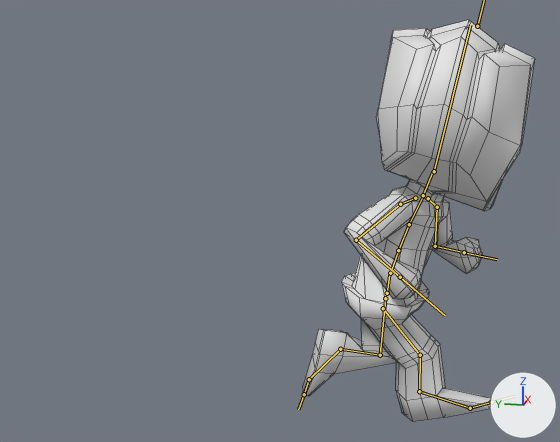
Two versions of the FBX model Assets/Models/Personajes(SOLO_modelos3d)/Personajes(modelos3d)/Animaciones/Groot/groot_Enemy_FINAL@Running.fbx, one commit apart.
Both versions are drawn from a 50 mm camera at (-0.0362, -0.018, 0.0188) aimed at (0.0, -0.0107, 0.0097). Arrows for +X, +Y and +Z are at lower right; the lights stay in place. Both versions are drawn at frame 19 of the action 'mixamo.com'; the numbers are the values there. The bones that bend it are drawn over the model as lines. Mesh edges are drawn as thin lines.

The first picture shows 'Group1'.
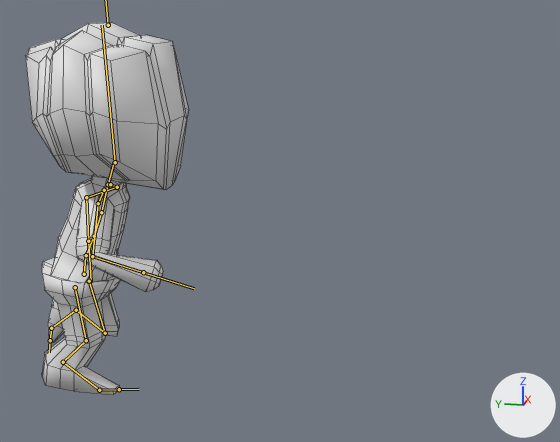
Commit message: ANIMACIONES KAPPA (walk) y GROOT (CORRER)

The change in detail:
Bone 'mixamorig:Hips' (bone_mixamorig_hips) moves from (-0.007, 0.96, 1.574) to (0.002, 0.953, -0.004).
Bone 'mixamorig:Hips' (bone_mixamorig_hips) turns from (-7, 178, 1) to (-9, 173, -3) degrees about its own x, y and z.
Bone 'mixamorig:Spine' (bone_mixamorig_spine) turns from (-10, -17, 4) to (-16, 11, -4) degrees about its own x, y and z.
Bone 'mixamorig:Spine1' (bone_mixamorig_spine1) turns from (-2, -8, 0) to (4, 1, -1) degrees about its own x, y and z.
Bone 'mixamorig:Spine2' (bone_mixamorig_spine2) turns from (-4, -7, 1) to (4, 1, -1) degrees about its own x, y and z.
Bone 'mixamorig:Neck' (bone_mixamorig_neck) turns from (2, 4, -2) to (-2, -2, 3) degrees about its own x, y and z.
Bone 'mixamorig:Head' (bone_mixamorig_head) turns from (10, 26, 5) to (20, -3, 0) degrees about its own x, y and z.
Bone 'mixamorig:LeftShoulder' (bone_mixamorig_leftshoulder) turns from (5, 2, 4) to (5, 5, 8) degrees about its own x, y and z.
Bone 'mixamorig:LeftArm' (bone_mixamorig_leftarm) turns from (45, 5, 6) to (59, 49, -5) degrees about its own x, y and z.
Bone 'mixamorig:LeftForeArm' (bone_mixamorig_leftforearm) turns from (-6, -5, 122) to (3, -7, 63) degrees about its own x, y and z.
Bone 'mixamorig:RightShoulder' (bone_mixamorig_rightshoulder) turns from (2, -1, 0) to (5, -3, -5) degrees about its own x, y and z.
Bone 'mixamorig:RightArm' (bone_mixamorig_rightarm) turns from (48, -26, -18) to (49, 9, -8) degrees about its own x, y and z.
Bone 'mixamorig:RightForeArm' (bone_mixamorig_rightforearm) turns from (-2, 8, -101) to (1, 8, -77) degrees about its own x, y and z.
Bone 'mixamorig:LeftUpLeg' (bone_mixamorig_leftupleg) turns from (-4, -15, 1) to (-23, -14, -2) degrees about its own x, y and z.
Bone 'mixamorig:LeftLeg' (bone_mixamorig_leftleg) turns from (96, 7, 0) to (145, 11, 4) degrees about its own x, y and z.
Bone 'mixamorig:LeftFoot' (bone_mixamorig_leftfoot) turns from (-2, -10, -4) to (19, -5, 4) degrees about its own x, y and z.
Bone 'mixamorig:RightUpLeg' (bone_mixamorig_rightupleg) turns from (-43, -1, -8) to (-13, 2, -7) degrees about its own x, y and z.
Bone 'mixamorig:RightLeg' (bone_mixamorig_rightleg) turns from (35, -2, -3) to (51, -9, -4) degrees about its own x, y and z.
Bone 'mixamorig:RightFoot' (bone_mixamorig_rightfoot) turns from (17, -8, -6) to (40, -8, -4) degrees about its own x, y and z.
Bone 'mixamorig:RightToeBase' (bone_mixamorig_righttoebase) turns from (10, 2, 2) to (16, 3, 3) degrees about its own x, y and z.

Changed parts and their boxes (x1, y1, x2, y2) in the pictures (560 x 442 px):
'Group1', posed (30% narrower, 7% shorter): before (303, 20, 535, 422); after (26, 23, 189, 395)
bone 'mixamorig:Hips', root to tip: before (387, 293) to (389, 275); after (84, 274) to (85, 257)
bone 'mixamorig:Spine', root to tip: before (390, 273) to (398, 250); after (86, 255) to (94, 236)
bone 'mixamorig:Spine1', root to tip: before (398, 250) to (409, 224); after (94, 236) to (101, 212)
bone 'mixamorig:Spine2', root to tip: before (409, 224) to (423, 196); after (101, 212) to (107, 185)
bone 'mixamorig:Neck', root to tip: before (423, 195) to (433, 171); after (108, 184) to (114, 162)
bone 'mixamorig:Head', root to tip: before (434, 171) to (470, 24); after (115, 162) to (102, 25)
bone 'mixamorig:LeftShoulder', root to tip: before (428, 198) to (437, 207); after (110, 184) to (117, 187)
bone 'mixamorig:LeftArm', root to tip: before (437, 207) to (435, 246); after (117, 187) to (86, 197)
bone 'mixamorig:LeftForeArm', root to tip: before (435, 246) to (464, 252); after (86, 197) to (88, 241)
bone 'mixamorig:RightShoulder', root to tip: before (415, 198) to (400, 204); after (104, 190) to (98, 203)
bone 'mixamorig:RightArm', root to tip: before (400, 204) to (356, 240); after (98, 203) to (92, 256)
bone 'mixamorig:RightForeArm', root to tip: before (356, 240) to (400, 277); after (92, 256) to (143, 272)
bone 'mixamorig:LeftUpLeg', root to tip: before (385, 298) to (380, 355); after (89, 281) to (105, 333)
bone 'mixamorig:LeftLeg', root to tip: before (380, 355) to (340, 349); after (105, 333) to (76, 310)
bone 'mixamorig:LeftFoot', root to tip: before (340, 349) to (309, 379); after (76, 310) to (51, 328)
bone 'mixamorig:RightUpLeg', root to tip: before (383, 308) to (420, 355); after (75, 287) to (86, 340)
bone 'mixamorig:RightLeg', root to tip: before (420, 355) to (419, 391); after (86, 340) to (63, 362)
bone 'mixamorig:RightFoot', root to tip: before (419, 391) to (470, 408); after (63, 362) to (99, 390)
bone 'mixamorig:RightToeBase', root to tip: before (470, 408) to (492, 402); after (99, 390) to (119, 389)
